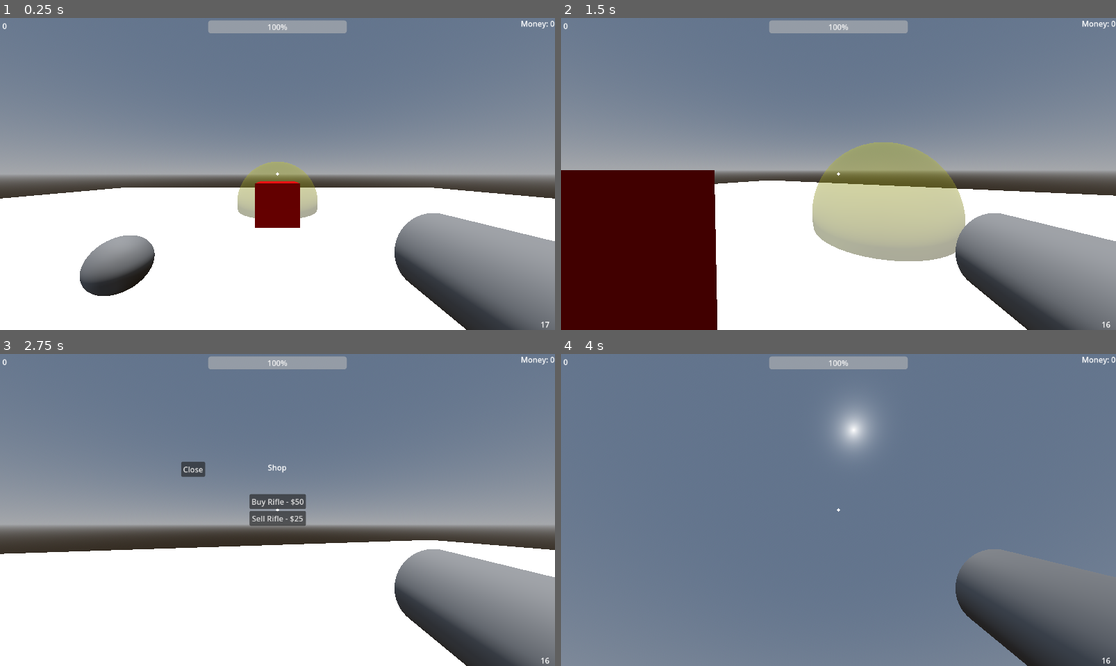
Above: before the commit, frames 1-4 (two rows, left to right).
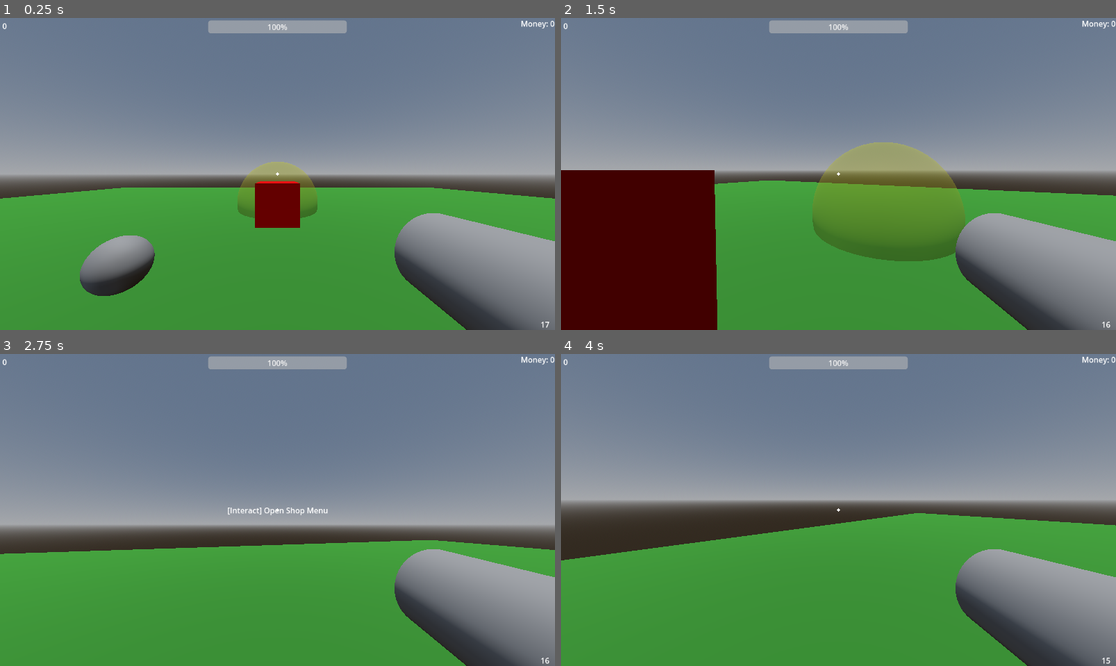
Above: after the commit, the same moments.

Repository: pneumatick/godot-project-a
Game: Godot game, scene res://Scenes/3d_scene_root.tscn
Same seed, same stepped clock (60 frames per second), same inputs: the game is played once before the commit and once after it.
Inputs (mouse positions are in pixels of both pictures, inside the frame that each line leads up to):
- Up to frame 1 (0.25 s): no input
- Up to frame 2 (1.5 s): tap Enter (ui_accept) at 0.5, 0.77 s; move the mouse to (866, 174) at 0.52 s; press the mouse at (866, 174) at 0.53 s; hold W (move_forward) from 0.53 s (still down); move the mouse to (810, 174) at 1.27 s; release the mouse at (810, 174) at 1.28 s; tap Mouse wheel up (next_item) at 1.35 s
- Up to frame 3 (2.75 s): keep holding W (move_forward); tap Enter (ui_accept) at 1.52 s; move the mouse to (288, 503) at 2.02 s; hold Mouse wheel down (previous_item) from 2.03 s (still down)
- Up to frame 4 (4 s): keep holding W (move_forward); move the mouse to (810, 572) at 2.77 s; release Mouse wheel down (previous_item) at 2.78 s; click (810, 572) at 2.85 s; tap Enter (ui_accept) at 3.02, 3.77 s; move the mouse to (877, 513) at 3.52 s; hold Mouse wheel up (next_item) from 3.53 s (still down)

The runs differ from the first frame. In frame 1, 33% of the frame differs, in the area x 0-100%, y 54-100%; in frame 2, 25%; in frame 3, 31%; in frame 4, 65%, in the area x 0-100%, y 16-100%.

Commit message:
Create interact button to open shop menu

Diff:
--- a/Scenes/3d_scene_root.tscn
+++ b/Scenes/3d_scene_root.tscn
@@ -21,6 +21,7 @@
 size = Vector3(10, 1, 10)
 
 [sub_resource type="StandardMaterial3D" id="StandardMaterial3D_sxnch"]
+albedo_color = Color(0.177572, 0.503873, 0.139644, 1)
 
 [sub_resource type="BoxMesh" id="BoxMesh_1rpu5"]
 material = SubResource("StandardMaterial3D_sxnch")
--- a/Scenes/hud.tscn
+++ b/Scenes/hud.tscn
@@ -79,6 +79,21 @@
 mouse_filter = 2
 script = ExtResource("1_37p78")
 
+[node name="Interact Label" type="Label" parent="Control"]
+layout_mode = 1
+anchors_preset = 8
+anchor_left = 0.5
+anchor_top = 0.5
+anchor_right = 0.5
+anchor_bottom = 0.5
+offset_left = -104.5
+offset_top = -11.5
+offset_right = 104.5
+offset_bottom = 11.5
+grow_horizontal = 2
+grow_vertical = 2
+text = "[Interact] Open Shop Menu"
+
 [node name="ShopUI" type="Control" parent="."]
 layout_mode = 3
 anchors_preset = 8
--- a/Scripts/3d_scene_root.gd
+++ b/Scripts/3d_scene_root.gd
@@ -1,4 +1,6 @@
 extends Node3D
+
+var _player_in_shop : bool = false
 
 @onready var player = $Player
 
@@ -6,6 +8,7 @@
 func _ready() -> void:
 	$ShopZone.player_entered_shop.connect(_on_player_entered_shop)
 	$ShopZone.player_exited_shop.connect(_on_player_exited_shop)
+	$HUD/ShopUI.on_menu_closed.connect(_on_shop_menu_closed)
 
 # Called every frame. 'delta' is the elapsed time since the previous frame.
 func _process(delta: float) -> void:
@@ -14,6 +17,9 @@
 func _input(event: InputEvent) -> void:
 	if event.is_action_pressed("exit"):
 		get_tree().quit()
+	elif event.is_action_pressed("interact") and _player_in_shop:
+		$HUD/ShopUI.open_for_player(player)
+		$"HUD/Control/Interact Label".visible = false
 
 func _on_player_death() -> void:
 	print("World acknowledges that the player has died.")
@@ -23,7 +29,15 @@
 	print("World acknowledges that %s was picked up" % weapon_name)
 
 func _on_player_entered_shop(p):
-	$HUD/ShopUI.open_for_player(p)
+	_player_in_shop = true
+	$"HUD/Control/Interact Label".text = "[Interact] Open Shop Menu"
+	$"HUD/Control/Interact Label".visible = true
 
 func _on_player_exited_shop(p):
+	_player_in_shop = false
 	$HUD/ShopUI.visible = false
+	$"HUD/Control/Interact Label".visible = false
+
+func _on_shop_menu_closed():
+	if _player_in_shop:
+		$"HUD/Control/Interact Label".visible = true
--- a/Scripts/hud.gd
+++ b/Scripts/hud.gd
@@ -3,10 +3,12 @@
 @onready var ammo_label = get_node("Control/Ammo")
 @onready var money_label = get_node("Control/Money")
 @onready var player = get_node("../Player")
+@onready var interact_label = get_node("Control/Interact Label")
 
 # Called when the node enters the scene tree for the first time.
 func _ready() -> void:
 	player.money_change.connect(_on_player_money_change)
+	interact_label.visible = false
 
 # Called every frame. 'delta' is the elapsed time since the previous frame.
 func _process(delta: float) -> void:
--- a/Scripts/shop_ui.gd
+++ b/Scripts/shop_ui.gd
@@ -1,4 +1,6 @@
 extends Control
+
+signal on_menu_closed()
 
 var _player = null
 
@@ -35,3 +37,4 @@
 	_player.set_in_menu(false)
 	_player = null
 	Input.set_mouse_mode(Input.MOUSE_MODE_CAPTURED)
+	on_menu_closed.emit()
